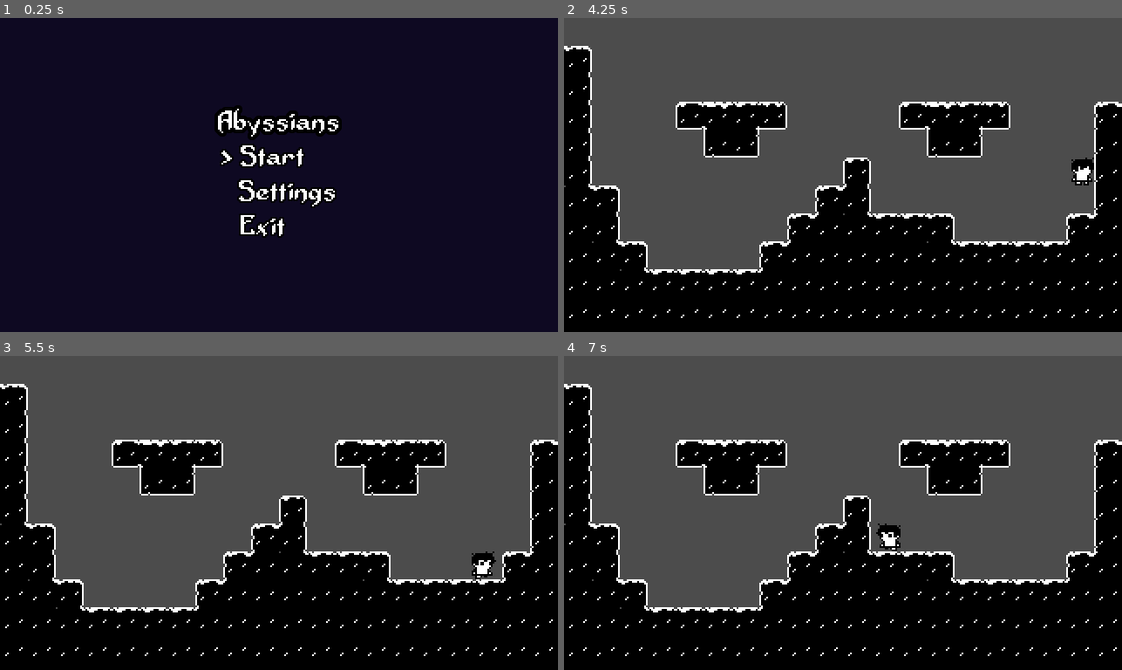
Above: before the commit, frames 1-4 (two rows, left to right).
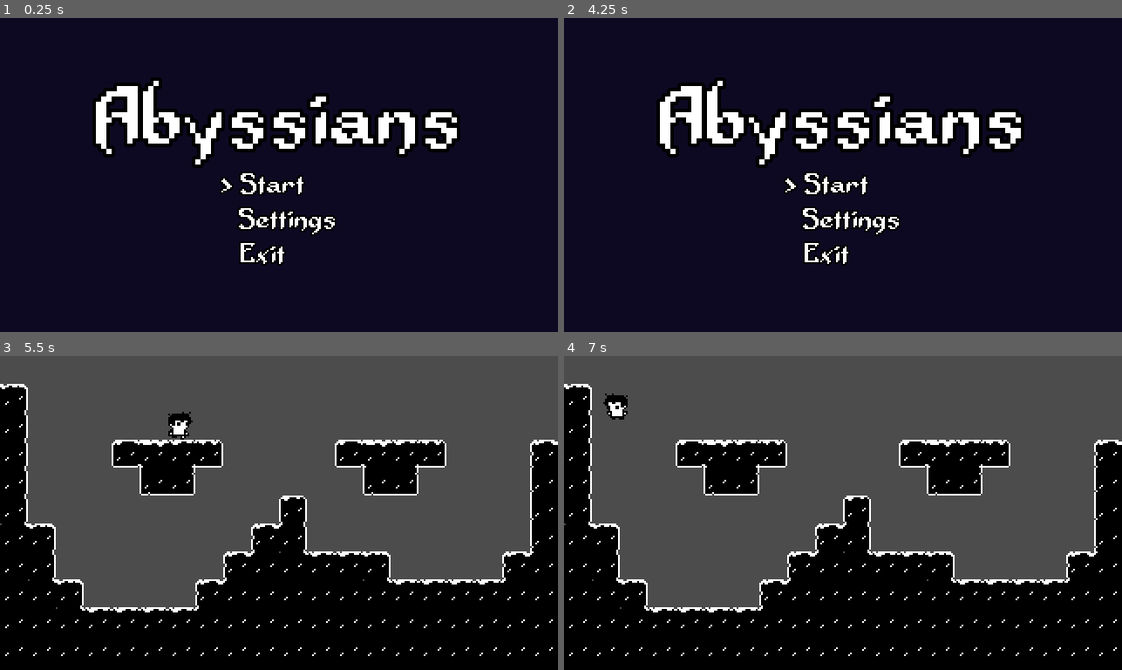
Above: after the commit, the same moments.

Repository: OortCloud42/abyssians
Game: Godot game, scene res://UI.tscn
Two runs of this game, one before a commit and one after it. Both use one fixed random seed, a clock stepped at 60 frames per second and the inputs below.
Inputs:
- Up to frame 1 (0.25 s): no input
- Up to frame 2 (4.25 s): tap Enter (ui_accept) at 0.5, 2.75 s; hold Right (move_right) 0.53-2.03 s; tap Space (jump) at 0.77, 1.52, 3.02, 3.77 s; hold A (move_left) 2.03-2.78 s; hold Right (move_right) from 2.78 s (still down); tap Escape (escape, bound only after the commit) at 4.15 s
- Up to frame 3 (5.5 s): release Right (move_right) at 4.28 s; hold A (move_left) 4.28-5.03 s; tap Space (jump) at 4.52 s; hold Right (move_right) from 5.03 s (still down)
- Up to frame 4 (7 s): release Right (move_right) at 5.78 s; hold A (move_left) from 5.78 s (still down); tap Space (jump) at 6.02, 6.77 s

The runs differ from the first frame. In frame 1, 11% of the frame differs, in the area x 16-83%, y 18-79%; in frame 2, 97%, in the area x 0-100%, y 0-100%; in frame 3, 0.6%; in frame 4, 0.6%.

Commit message:
Esc in game now enters main menu.

Diff:
--- a/src/Player.gd
+++ b/src/Player.gd
@@ -1,4 +1,6 @@
 extends KinematicBody2D
+
+const main_menu = "res://UI.tscn"
 
 const ACCELERATION = 1
 const MAX_SPEED = 80
@@ -16,14 +18,24 @@
 
 func _physics_process(delta):
 	var direction = get_direction()
+	var keys = get_keys()
 	move_player(delta, direction)
 	play_animations(direction)
+	if keys["escape"] > 0:
+		get_tree().change_scene(main_menu)
 
 
 func get_direction():
 	return Vector2(
 		Input.get_action_strength("move_right") - Input.get_action_strength("move_left"),
 		-Input.get_action_strength("jump") if is_on_floor() and Input.is_action_just_pressed("jump") else 0.0)
+
+
+func get_keys():
+	var keys = {
+		"escape": Input.get_action_strength("escape"),
+	}
+	return keys
 
 
 func move_player(delta, direction):
--- a/src/Player.tscn
+++ b/src/Player.tscn
@@ -73,41 +73,41 @@
 "values": [ 0 ]
 }
 
-[sub_resource type="AnimationNodeAnimation" id=12]
+[sub_resource type="AnimationNodeAnimation" id=6]
 animation = "Jump_down"
 
-[sub_resource type="AnimationNodeAnimation" id=13]
+[sub_resource type="AnimationNodeAnimation" id=7]
 animation = "Jump_up"
 
-[sub_resource type="AnimationNodeAnimation" id=6]
+[sub_resource type="AnimationNodeAnimation" id=8]
 animation = "Run"
 
-[sub_resource type="AnimationNodeAnimation" id=7]
+[sub_resource type="AnimationNodeAnimation" id=9]
 animation = "Stand"
 
-[sub_resource type="AnimationNodeStateMachineTransition" id=8]
+[sub_resource type="AnimationNodeStateMachineTransition" id=10]
 
-[sub_resource type="AnimationNodeStateMachineTransition" id=9]
+[sub_resource type="AnimationNodeStateMachineTransition" id=11]
+
+[sub_resource type="AnimationNodeStateMachineTransition" id=12]
+
+[sub_resource type="AnimationNodeStateMachineTransition" id=13]
 
 [sub_resource type="AnimationNodeStateMachineTransition" id=14]
 
-[sub_resource type="AnimationNodeStateMachineTransition" id=15]
-
-[sub_resource type="AnimationNodeStateMachineTransition" id=16]
-
-[sub_resource type="AnimationNodeStateMachine" id=10]
-states/Jump_down/node = SubResource( 12 )
+[sub_resource type="AnimationNodeStateMachine" id=15]
+states/Jump_down/node = SubResource( 6 )
 states/Jump_down/position = Vector2( 396, 180 )
-states/Jump_up/node = SubResource( 13 )
+states/Jump_up/node = SubResource( 7 )
 states/Jump_up/position = Vector2( 224, 180 )
-states/Run/node = SubResource( 6 )
+states/Run/node = SubResource( 8 )
 states/Run/position = Vector2( 483, 83 )
-states/Stand/node = SubResource( 7 )
+states/Stand/node = SubResource( 9 )
 states/Stand/position = Vector2( 297, 83 )
-transitions = [ "Stand", "Run", SubResource( 8 ), "Run", "Stand", SubResource( 9 ), "Stand", "Jump_up", SubResource( 14 ), "Jump_up", "Jump_down", SubResource( 15 ), "Jump_down", "Stand", SubResource( 16 ) ]
+transitions = [ "Stand", "Run", SubResource( 10 ), "Run", "Stand", SubResource( 11 ), "Stand", "Jump_up", SubResource( 12 ), "Jump_up", "Jump_down", SubResource( 13 ), "Jump_down", "Stand", SubResource( 14 ) ]
 start_node = "Stand"
 
-[sub_resource type="AnimationNodeStateMachinePlayback" id=11]
+[sub_resource type="AnimationNodeStateMachinePlayback" id=16]
 
 [node name="Player" type="KinematicBody2D"]
 script = ExtResource( 2 )
--- a/src/Settings.gd
+++ b/src/Settings.gd
@@ -13,7 +13,7 @@
 func _ready():
 	set_current_selection(0)
 
-func _process(delta):
+func _process(_delta):
 	if Input.is_action_just_pressed("ui_down") and current_selection < entryCount - 1:
 		current_selection += 1
 		set_current_selection(current_selection)
--- a/src/UI.gd
+++ b/src/UI.gd
@@ -12,7 +12,7 @@
 func _ready():
 	set_current_selection(0)
 
-func _process(delta):
+func _process(_delta):
 	if Input.is_action_just_pressed("ui_down") and current_selection < entryCount - 1:
 		current_selection += 1
 		set_current_selection(current_selection)
--- a/src/UI.tscn
+++ b/src/UI.tscn
@@ -51,8 +51,8 @@
 }
 
 [node name="Label" type="Label" parent="MainMenu/CenterContainer/VBoxContainer/CenterContainer"]
-margin_right = 70.0
-margin_bottom = 16.0
+margin_right = 210.0
+margin_bottom = 48.0
 custom_fonts/font = ExtResource( 3 )
 text = "Abyssians"
 
@@ -65,8 +65,8 @@
 }
 
 [node name="VBoxContainer" type="VBoxContainer" parent="MainMenu/CenterContainer/VBoxContainer/CenterContainer2"]
-margin_left = 1.0
-margin_right = 68.0
+margin_left = 71.0
+margin_right = 138.0
 margin_bottom = 56.0
 
 [node name="CenterContainer" type="CenterContainer" parent="MainMenu/CenterContainer/VBoxContainer/CenterContainer2/VBoxContainer"]
--- a/src/project.godot
+++ b/src/project.godot
@@ -49,6 +49,11 @@
 , Object(InputEventKey,"resource_local_to_scene":false,"resource_name":"","device":0,"alt":false,"shift":false,"control":false,"meta":false,"command":false,"pressed":false,"scancode":16777232,"unicode":0,"echo":false,"script":null)
  ]
 }
+escape={
+"deadzone": 0.5,
+"events": [ Object(InputEventKey,"resource_local_to_scene":false,"resource_name":"","device":0,"alt":false,"shift":false,"control":false,"meta":false,"command":false,"pressed":false,"scancode":16777217,"unicode":0,"echo":false,"script":null)
+ ]
+}
 
 [rendering]
 
--- a/src/title_font.tres
+++ b/src/title_font.tres
@@ -3,6 +3,7 @@
 [ext_resource path="res://Adventurer.ttf" type="DynamicFontData" id=1]
 
 [resource]
+size = 48
 outline_size = 2
 outline_color = Color( 0, 0, 0, 1 )
 font_data = ExtResource( 1 )
Not shown: 1 places in src/Player.tscn that only renumber resources
Not shown: 2 places in src/Settings.tscn that only renumber resources
